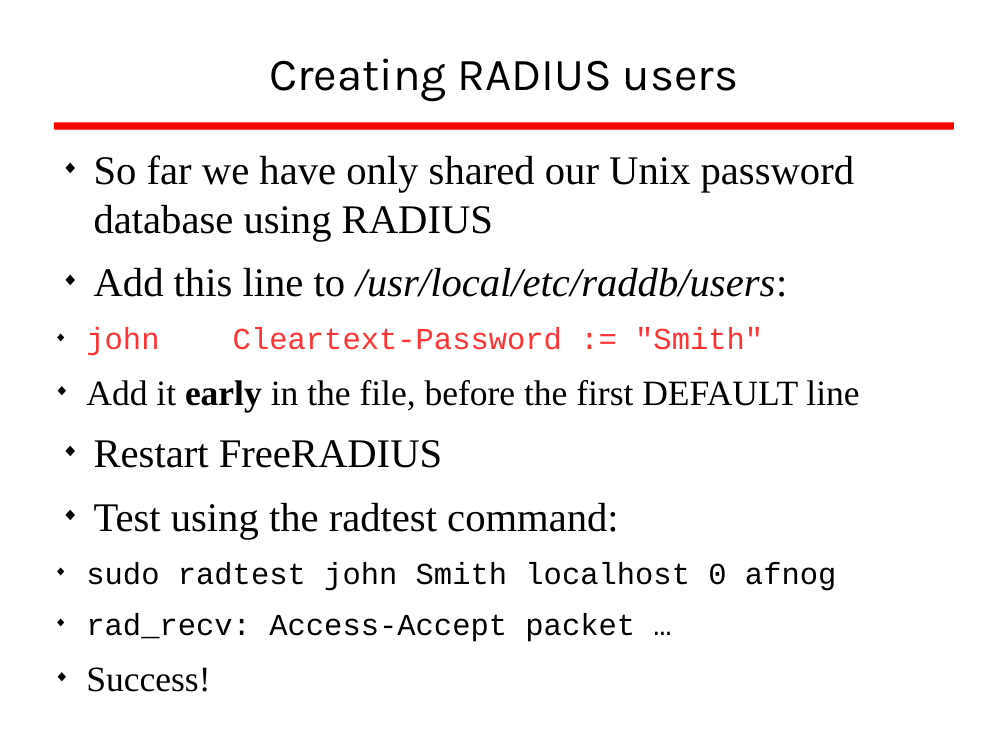
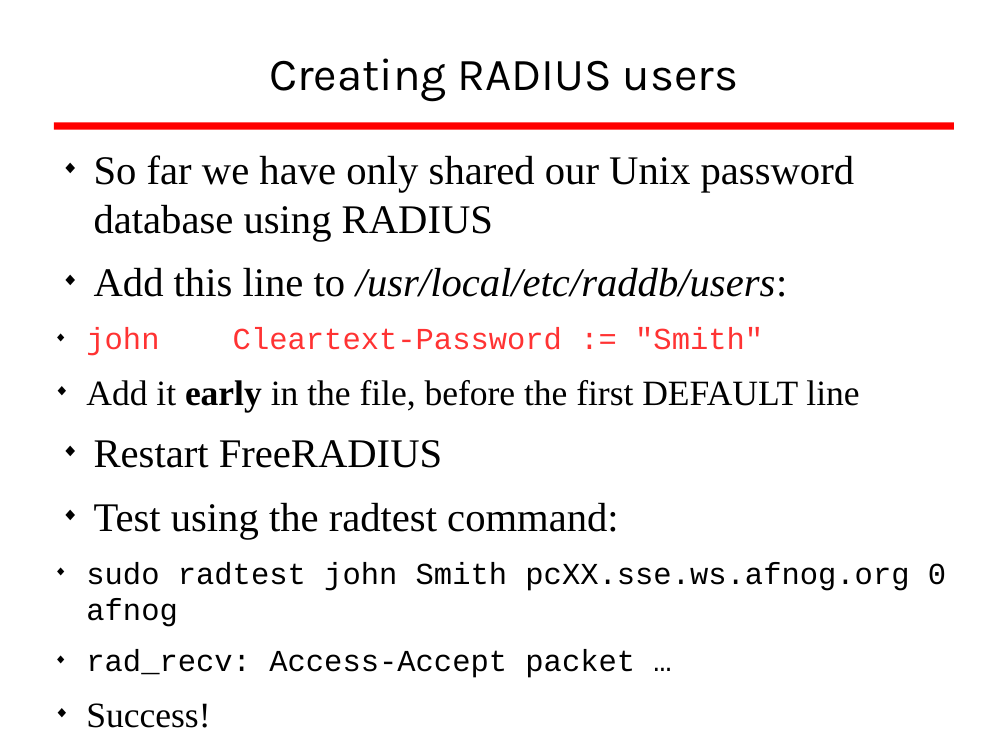
Before and after one commit to afnog/sse, a slide deck: slide 42 of radius/radius_presentation.odp. Drawn at 1008x756 pixels with LibreOffice and Linux fonts; fonts in the diff are those of the drawing; background and template pictures are left out. Boxes give left, top, right and bottom in pixels: in the first picture for what was removed or moved away, otherwise in the second. Text is boxed around its words. In the diff, an @@ line names an element or a change of style, - is before the commit and + after.

Commit message:
/ ‘radius/radius_presentation.odp’

```diff
--- a/radius/radius_presentation.odp
+++ b/radius/radius_presentation.odp
@@ text at bbox=[86, 562, 946, 627]: text changed @@
-  ◆ sudo radtest john Smith localhost 0 afnog
+  ◆ sudo radtest john Smith pcXX.sse.ws.afnog.org 0 afnog
```
